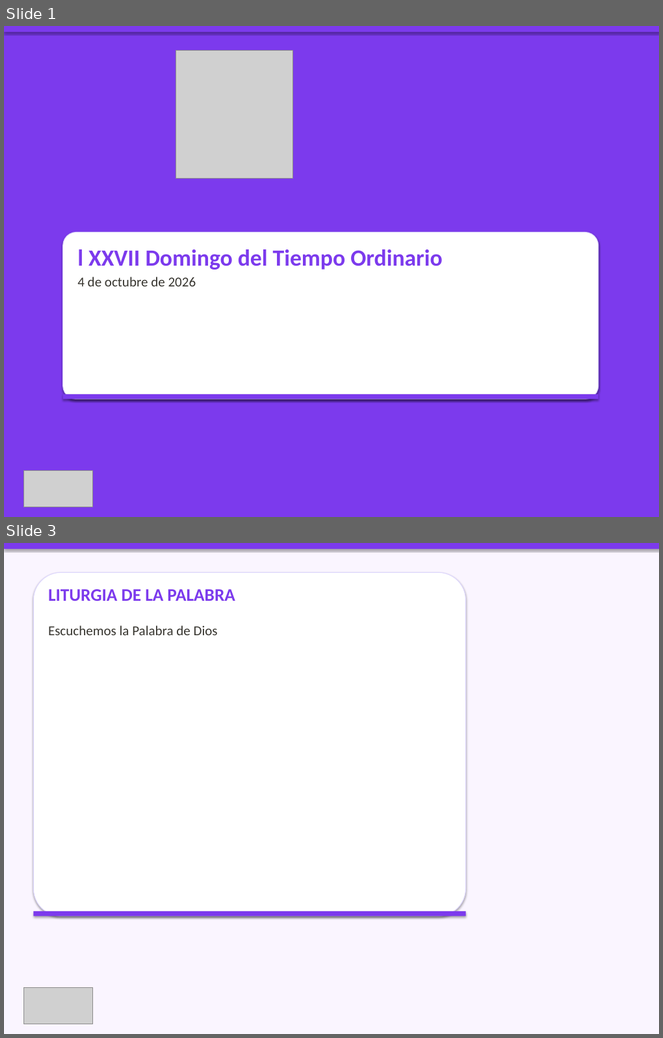
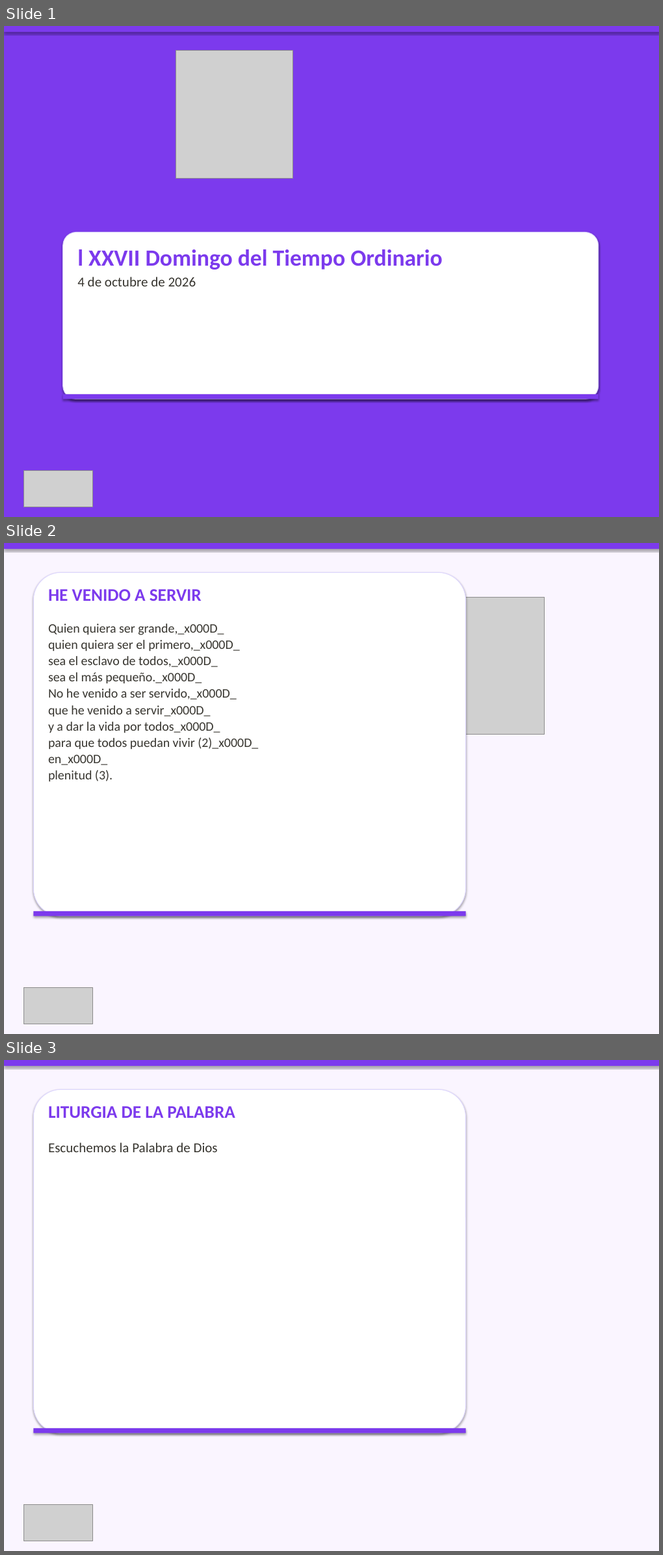
Before and after one commit to CC5M5/CCE-M5, a slide deck: presentaciones_html/2026-10-04_presentacion/2026-10-04_presentacion.pptx. Shown one above the other, each under a label of ours: slides 1 and 3 before the commit, slides 1, 2 and 3 after it; the slides between them are not shown. The pictures are 663x1038 and 663x1555 pixels, drawn with LibreOffice and Linux fonts; fonts in the diff are those of the drawing; grey boxes stand for pictures. Boxes give left, top, right and bottom in pixels: in the first picture for what was removed or moved away, otherwise in the second. Text is boxed around its words. In the diff, an @@ line names an element or a change of style, - is before the commit and + after.

```diff
--- a/presentaciones_html/2026-10-04_presentacion/2026-10-04_presentacion.pptx
+++ b/presentaciones_html/2026-10-04_presentacion/2026-10-04_presentacion.pptx
@@ slide 2 added at (x1=4, y1=543, x2=659, y2=1034), background #FAF5FF @@
@@ rectangle added at (x1=4, y1=543, x2=659, y2=549), fill #7C3AED @@
@@ rounded rectangle added at (x1=33, y1=572, x2=466, y2=917), fill #FFFFFF, outline #DDD6FE 1 pt @@
@@ text added at (x1=48, y1=589, x2=258, y2=782), 19 pt, text #37352F @@
+HE VENIDO A SERVIR
+Quien quiera ser grande,_x000D_
+quien quiera ser el primero,_x000D_
+sea el esclavo de todos,_x000D_
+sea el más pequeño._x000D_
+No he venido a ser servido,_x000D_
+que he venido a servir_x000D_
+y a dar la vida por todos_x000D_
+para que todos puedan vivir (2)_x000D_
+en_x000D_
+plenitud (3).
@@ picture added at (x1=363, y1=597, x2=545, y2=735) @@
@@ rectangle added at (x1=33, y1=912, x2=466, y2=917), fill #7C3AED @@
@@ picture added at (x1=24, y1=988, x2=92, y2=1025) @@
```
Also in this commit, not shown: 8 slides changed, 9 other slides added, 8 slides removed, 35 other files.
